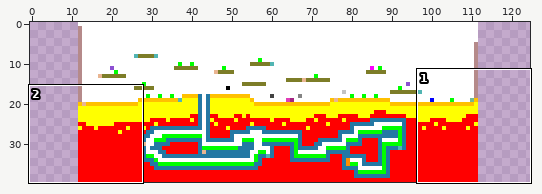
Two versions of one sprite sheet, Assets/Sprites/SintAnnastrand secret.png. The first picture is a wide view before the edit; the outline marks the close-up.
Close-up. Before the commit:
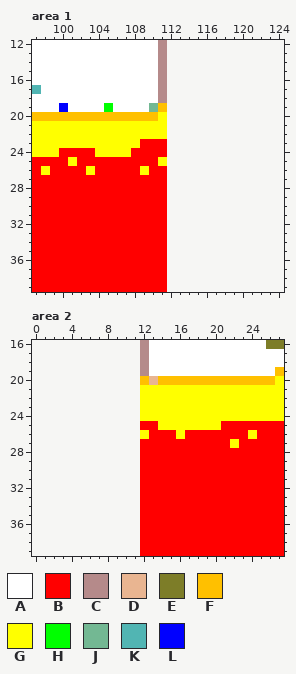
The file is 100x40 pixels. Colours within 5 levels of each other are drawn and written as one. Shown: area 1: x 97..124, y 12..39; area 2: x 0..27, y 16..39. The old version is drawn lined up with the new one, on the new canvas.
Palette (. is transparent): A #ffffff  B #ff0000  C #b58a8a  D #e9b591  E #7d7d28  F #ffc000  G #ffff00  H #00ff00  J #73b893  K #51b5b3  L #0000ff
Pixels before, area 1, first column x 97:
12 AAAAAAAAAAAAAAC
13 AAAAAAAAAAAAAAC
14 AAAAAAAAAAAAAAC
15 AAAAAAAAAAAAAAC
16 AAAAAAAAAAAAAAC
17 KAAAAAAAAAAAAAC
18 AAAAAAAAAAAAAAC
19 AAALAAAAHAAAAJF
20 FFFFFFFFFFFFFFG
21 GGGGGGGGGGGGGGG
22 GGGGGGGGGGGGGGG
23 GGGGGGGGGGGGBBB
24 GGGBBBBGGGGBBBB
25 BBBBGBBBBBBBBBG
26 BGBBBBGBBBBBGBB
27 BBBBBBBBBBBBBBB
28 BBBBBBBBBBBBBBB
29 BBBBBBBBBBBBBBB
30 BBBBBBBBBBBBBBB
31 BBBBBBBBBBBBBBB
32 BBBBBBBBBBBBBBB
33 BBBBBBBBBBBBBBB
34 BBBBBBBBBBBBBBB
35 BBBBBBBBBBBBBBB
36 BBBBBBBBBBBBBBB
37 BBBBBBBBBBBBBBB
38 BBBBBBBBBBBBBBB
39 BBBBBBBBBBBBBBB
Pixels before, area 2, first column x 12:
16 CAAAAAAAAAAAAAEE
17 CAAAAAAAAAAAAAAA
18 CAAAAAAAAAAAAAAA
19 CAAAAAAAAAAAAAAF
20 FDFFFFFFFFFFFFFG
21 GGGGGGGGGGGGGGGG
22 GGGGGGGGGGGGGGGG
23 GGGGGGGGGGGGGGGG
24 GGGGGGGGGGGGGGGG
25 BBGGGGGGGBBBBBBB
26 GBBBGBBBBBBBGBBB
27 BBBBBBBBBBGBBBBB
28 BBBBBBBBBBBBBBBB
29 BBBBBBBBBBBBBBBB
30 BBBBBBBBBBBBBBBB
31 BBBBBBBBBBBBBBBB
32 BBBBBBBBBBBBBBBB
33 BBBBBBBBBBBBBBBB
34 BBBBBBBBBBBBBBBB
35 BBBBBBBBBBBBBBBB
36 BBBBBBBBBBBBBBBB
37 BBBBBBBBBBBBBBBB
38 BBBBBBBBBBBBBBBB
39 BBBBBBBBBBBBBBBB
After:
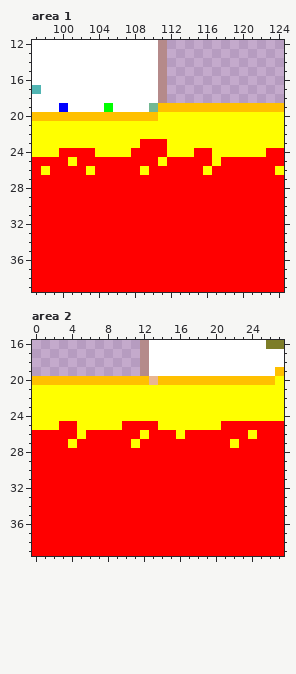
What changed:
canvas 100x40 -> 125x40, the old top-left corner now at 12,0
Area 1:
Colour B is added in row 24 at x 115 to 116 and 123 to 124; in row 25 at x 112 to 116 and 118 to 124; in row 26 at x 112 to 115 and 117 to 123; in rows 27 to 39 at x 112 to 124.
Colour F is added in row 19 at x 112 to 124.
Colour G is added in rows 20 to 23 at x 112 to 124; in row 24 at x 112 to 114 and 117 to 122; in row 25 at x 117; in row 26 at x 116 and 124.
Area 2:
Colour B is added in row 25 at x 3 to 4 and 10 to 11; in row 26 at x 0 to 4 and 6 to 11; in row 27 at x 0 to 3 and 5 to 10; in rows 28 to 39 at x 0 to 11.
Colour F is added in row 20 at x 0 to 11.
Colour G is added in rows 21 to 24 at x 0 to 11; in row 25 at x 0 to 2 and 5 to 9; in row 26 at x 5; in row 27 at x 4 and 11.
